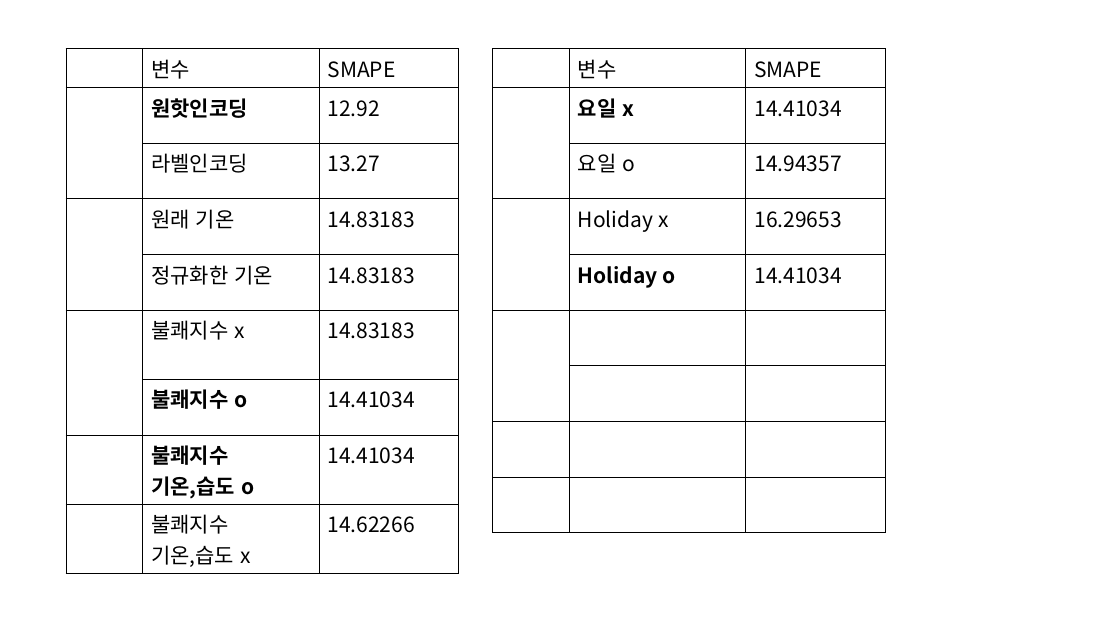
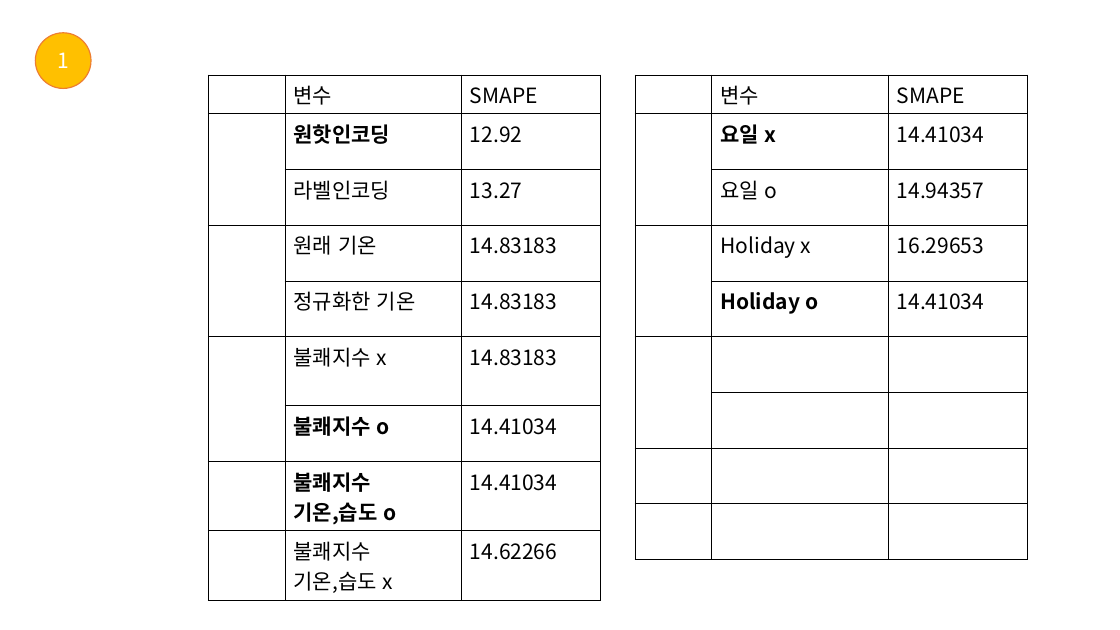
Before and after one commit to 2023dacon/Power-usage-Prediction, a slide deck: slide 7 of 파일/대회.pptx (slide 5 before the commit). Drawn at 1120x630 pixels with LibreOffice and Linux fonts; fonts in the diff are those of the drawing. Boxes give left, top, right and bottom in pixels: in the first picture for what was removed or moved away, otherwise in the second. Text is boxed around its words. In the diff, an @@ line names an element or a change of style, - is before the commit and + after.

```diff
--- a/파일/대회.pptx
+++ b/파일/대회.pptx
@@ ellipse added at (35, 33, 91, 88), fill #FFC000, outline #ED7D31 1 pt, 18 pt, text #FFFFFF @@
+1
@@ table: place and size @@
-table at (66, 49, 459, 571)
+table at (208, 75, 601, 597)
@@ table: place and size @@
-table at (493, 49, 886, 533)
+table at (635, 75, 1028, 559)
```
Also in this commit, not shown: 5 other slides changed, 9 slides added, 2 slides removed, 1 other file.
